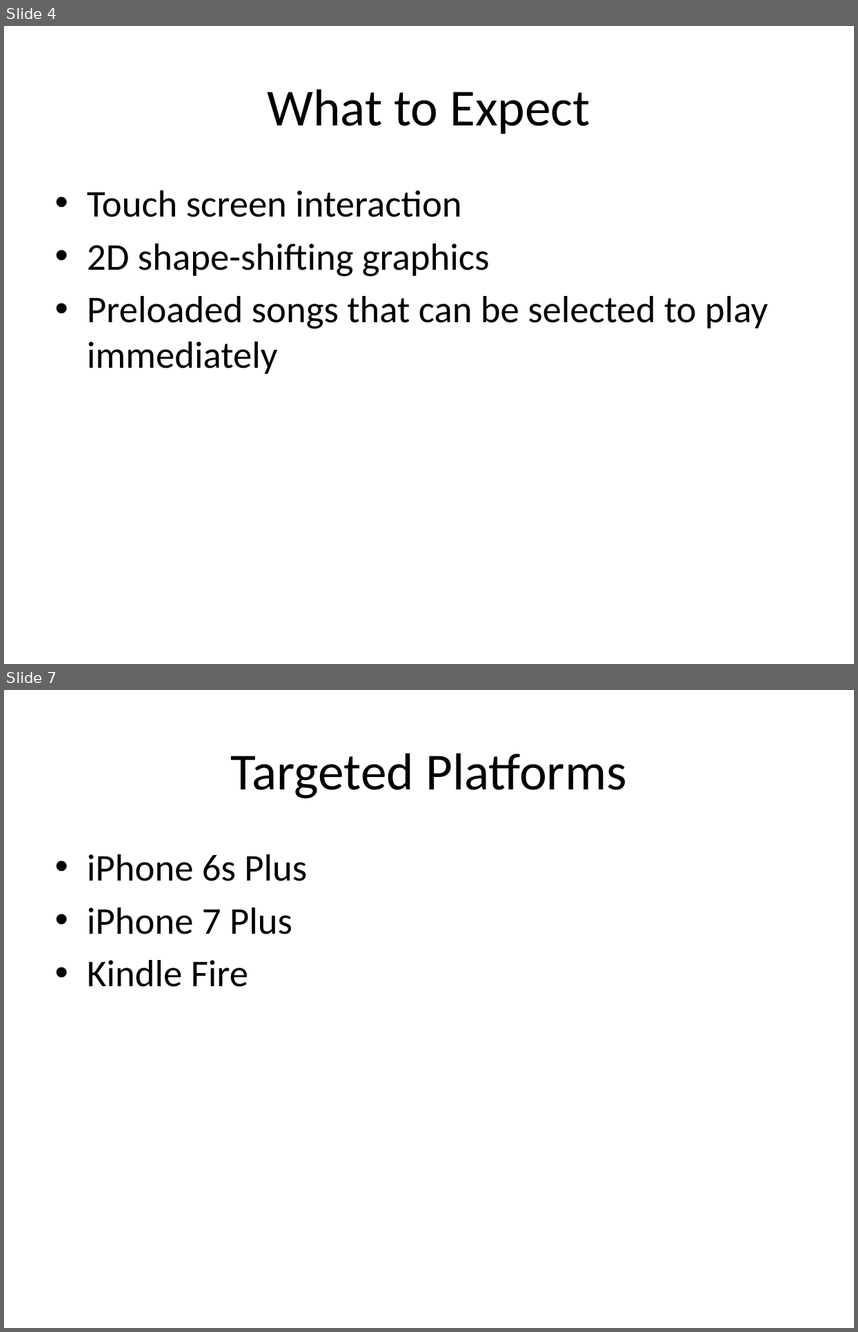
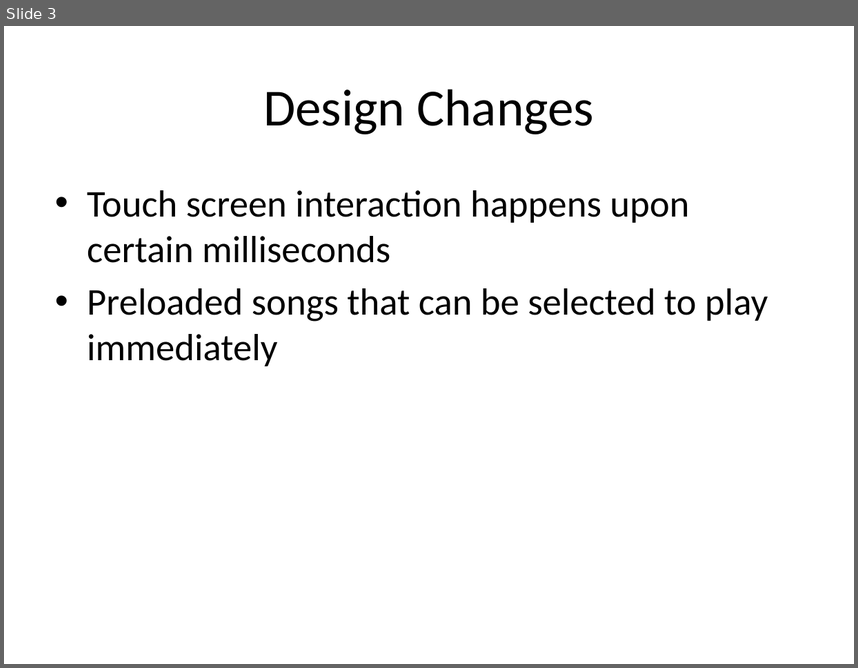
Before and after one commit to bredg95/LuaProjects, a slide deck: GuevEledProject/Brosu.pptx. Shown one above the other, each under a label of ours: slides 4 and 7 before the commit, slide 3 after it; the slides between them are not shown. The pictures are 858x1332 and 858x668 pixels, drawn with LibreOffice and Linux fonts; fonts in the diff are those of the drawing. Boxes give left, top, right and bottom in pixels: in the first picture for what was removed or moved away, otherwise in the second. Text is boxed around its words. In the diff, an @@ line names an element or a change of style, - is before the commit and + after.

```diff
--- a/GuevEledProject/Brosu.pptx
+++ b/GuevEledProject/Brosu.pptx
@@ slide 7 removed at (x1=4, y1=690, x2=854, y2=1328), background #FFFFFF @@
@@ title removed at (x1=231, y1=753, x2=626, y2=798) @@
-Targeted Platforms
@@ text removed at (x1=87, y1=854, x2=307, y2=987) @@
-• iPhone 6s Plus
-• iPhone 7 Plus
-• Kindle Fire
@@ what was slide 4 is now slide 3 @@
@@ slide 3 changed as well @@
@@ title at (x1=263, y1=89, x2=594, y2=134): text changed @@
-What to Expect
+Design Changes
@@ text at (x1=87, y1=190, x2=689, y2=263): text changed @@
-• Touch screen interaction
-• 2D shape-shifting graphics
+• Touch screen interaction happens upon certain milliseconds
```
Also in this commit, not shown: 2 other slides changed, 3 slides added, 6 other slides removed, 1 other file.
